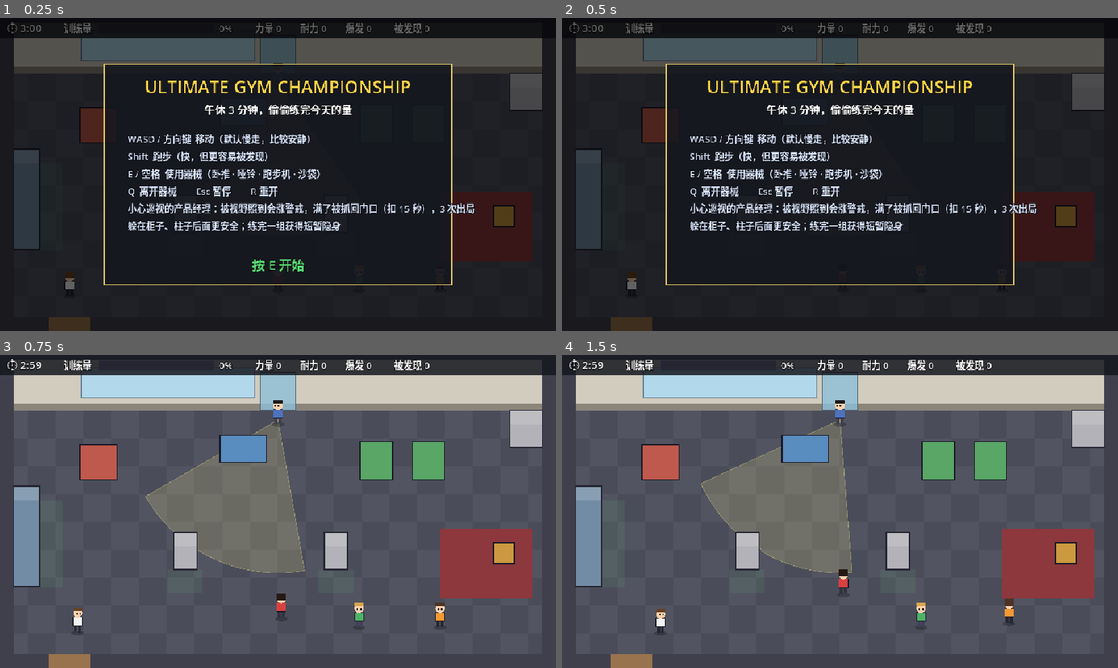
Above: before the commit, frames 1-4 (two rows, left to right).
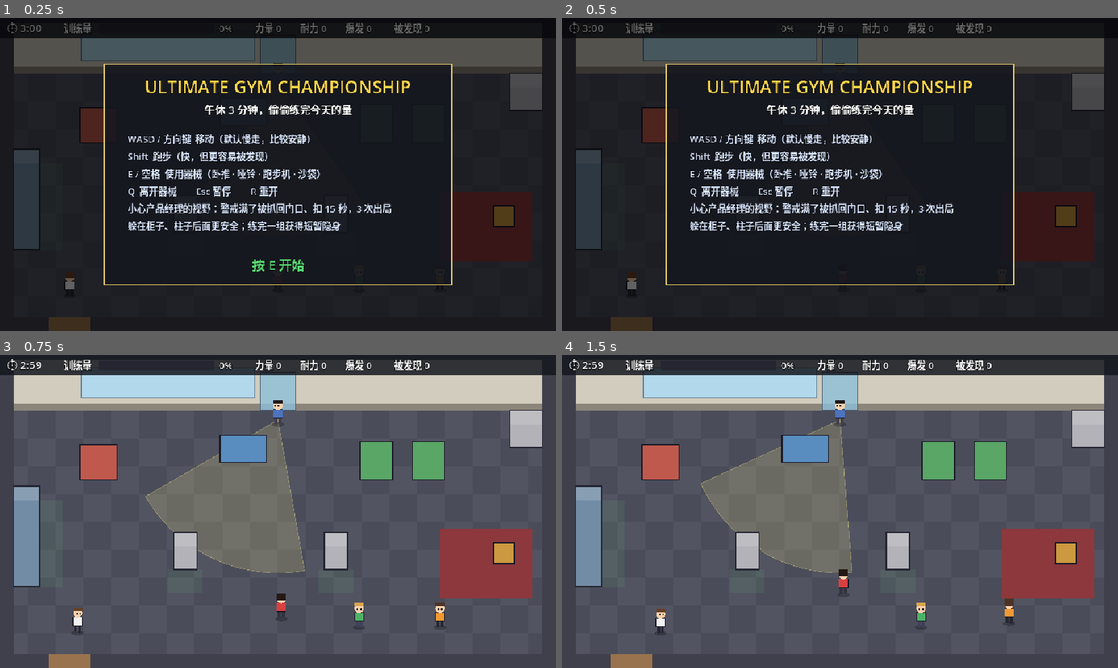
Above: after the commit, the same moments.

Repository: Astro-wen/ultimate-gym-championship
Game: Godot game, scene res://scenes/main.tscn
Two runs of this game, one before a commit and one after it. Both use one fixed random seed, a clock stepped at 60 frames per second and the inputs below.
Inputs (mouse positions are in pixels of both pictures, inside the frame that each line leads up to):
- Up to frame 1 (0.25 s): no input
- Up to frame 2 (0.5 s): no input
- Up to frame 3 (0.75 s): tap Enter at 0.5 s; move the mouse to (400, 495) at 0.52 s; hold D (move_right) from 0.53 s (still down); hold E (interact) from 0.53 s (still down); click (400, 495) at 0.67 s
- Up to frame 4 (1.5 s): release D (move_right) at 1.25 s; release E (interact) at 1.25 s; drag from (728, 527) to (612, 542) at 1.27 s

The runs differ from the first frame. In frame 1, 1.2% of the frame differs, in the area x 26-86%, y 59-63%; in frame 2, 1.2%; in frame 3, nothing differs; in frame 4, nothing differs.

Commit message:
fix(ui): shorten intro line that overflowed the panel
Co-Authored-By: Claude Opus 5.5 <noreply@anthropic.com>

Diff:
--- a/scripts/ui/hud.gd
+++ b/scripts/ui/hud.gd
@@ -152,7 +152,7 @@
 		"Shift  跑步（快，但更容易被发现）",
 		"E / 空格  使用器械（卧推 · 哑铃 · 跑步机 · 沙袋）",
 		"Q  离开器械        Esc 暂停        R 重开",
-		"小心巡视的产品经理：被视野照到会涨警戒，满了被抓回门口（扣 15 秒），3 次出局",
+		"小心产品经理的视野：警戒满了被抓回门口、扣 15 秒，3 次出局",
 		"躲在柜子、柱子后面更安全；练完一组获得短暂隐身",
 	]
 	for i: int in lines.size():
